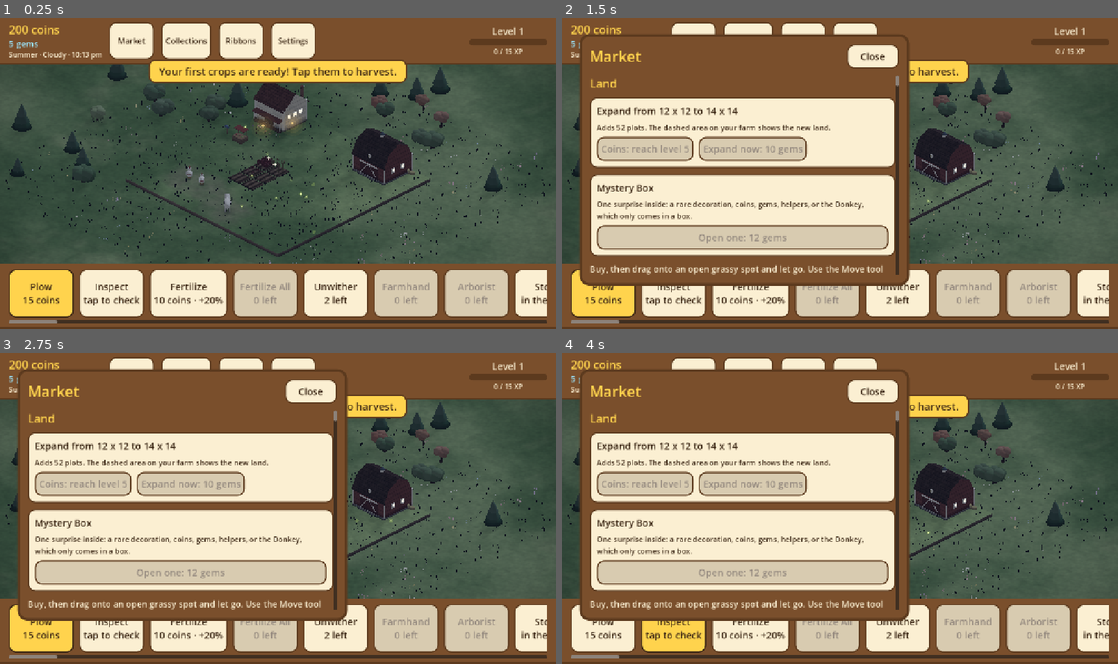
Above: before the commit, frames 1-4 (two rows, left to right).
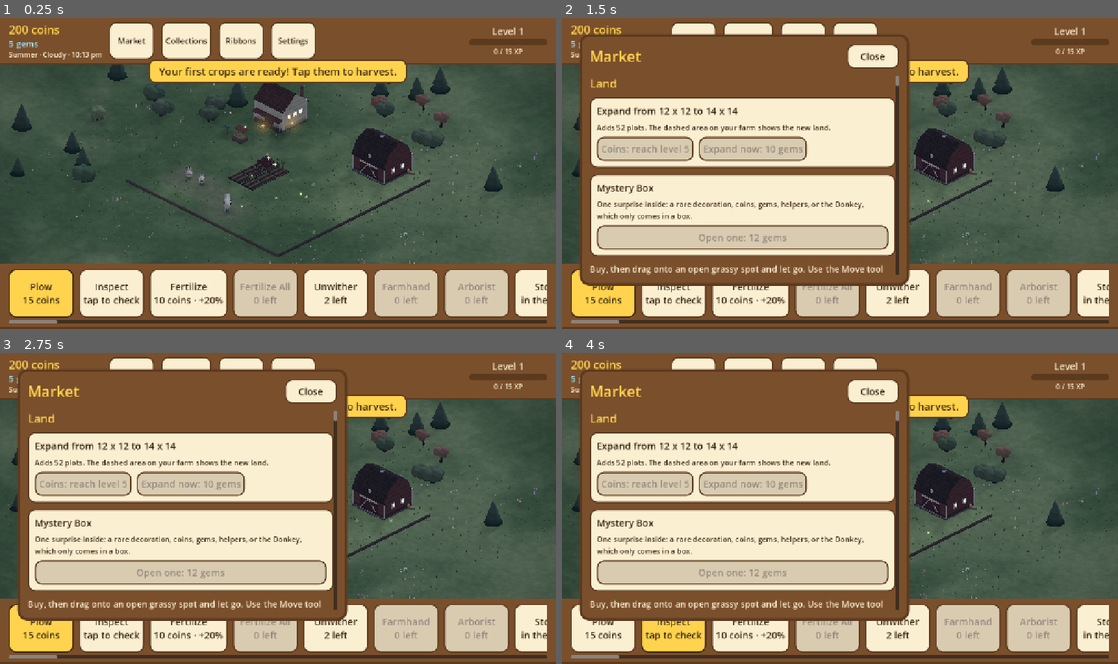
Above: after the commit, the same moments.

Repository: aniket-patra-1998/farm-game
Game: Godot game, scene res://scenes/main.tscn
Two runs of this game, one before a commit and one after it. Both use one fixed random seed, a clock stepped at 60 frames per second and the inputs below.
Inputs:
- Up to frame 1 (0.25 s): no input
- Up to frame 2 (1.5 s): click "Market" at 0.5 s; click "Collections" at 1.25 s
- Up to frame 3 (2.75 s): click "Ribbons" at 2 s
- Up to frame 4 (4 s): click "Plow 15 coins" at 2.75 s; click "Inspect tap to check" at 3.5 s

The runs differ from the first frame. In frame 1, 0.8% of the frame differs, in the area x 1-99%, y 21-80%; in frame 2, 0.3%; in frame 3, 0.2%; in frame 4, 0.3%.

Commit message:
Grass tufts tinted through instance colours (custom data came through as black on them)
Co-Authored-By: Claude Opus 5.5 <noreply@anthropic.com>
Claude-Session: https://claude.ai/code/session_014fNSr1566M9NhC2mwnPott

Diff:
--- a/scripts/world3d/ground_3d.gd
+++ b/scripts/world3d/ground_3d.gd
@@ -248,7 +248,7 @@
 func _scatter_tufts(n: int) -> void:
 	var mm := MultiMesh.new()
 	mm.transform_format = MultiMesh.TRANSFORM_3D
-	mm.use_custom_data = true
+	mm.use_colors = true  # each clump's shade, multiplied into its blades' colours
 	mm.mesh = _tuft_mesh()
 	var spots: Array[Transform3D] = []
 	var tints: Array[Color] = []
@@ -286,7 +286,7 @@
 	mm.instance_count = spots.size()
 	for i in spots.size():
 		mm.set_instance_transform(i, spots[i])
-		mm.set_instance_custom_data(i, tints[i])
+		mm.set_instance_color(i, tints[i])
 	_tufts.multimesh = mm
 
 
--- a/shaders/tuft3d.gdshader
+++ b/shaders/tuft3d.gdshader
@@ -1,16 +1,17 @@
 shader_type spatial;
 render_mode cull_disabled;
-// Grass tufts and wild flowers: blades coloured dark at the root to light at the tip (vertex colour),
-// tinted per clump (the instance's custom colour), swaying in the wind with the tips moving most, each on
-// its own beat. With flower_heads, vertices of alpha 0 are petals and take the instance's colour instead.
+// Grass tufts and wild flowers: blades coloured dark at the root to light at the tip (vertex colour), each
+// tuft tinted by its clump (the MultiMesh's instance colour, which the engine multiplies into COLOR),
+// swaying in the wind with the tips moving most, each on its own beat. With flower_heads, vertices of
+// alpha 0 are petals and take the flower's colour (the instance's custom data) instead.
 
 uniform float wind = 0.6;
 uniform bool flower_heads = false;
 
-varying vec4 tint;
+varying vec4 petal;
 
 void vertex() {
-	tint = INSTANCE_CUSTOM;
+	petal = flower_heads ? INSTANCE_CUSTOM : vec4(1.0);
 	vec3 world = (MODEL_MATRIX * vec4(0.0, 0.0, 0.0, 1.0)).xyz;
 	float beat = TIME * 1.7 + world.x * 0.9 + world.z * 0.7;
 	float bend = VERTEX.y * VERTEX.y * 2.5 * wind;
@@ -19,11 +20,7 @@
 }
 
 void fragment() {
-	if (flower_heads) {
-		ALBEDO = COLOR.a < 0.5 ? tint.rgb : COLOR.rgb;
-	} else {
-		ALBEDO = COLOR.rgb * tint.rgb;
-	}
+	ALBEDO = (flower_heads && COLOR.a < 0.5) ? petal.rgb : COLOR.rgb;
 	ROUGHNESS = 0.9;
 	SPECULAR = 0.1;
 	// Light passing through blades keeps them from going black on their shaded side.
